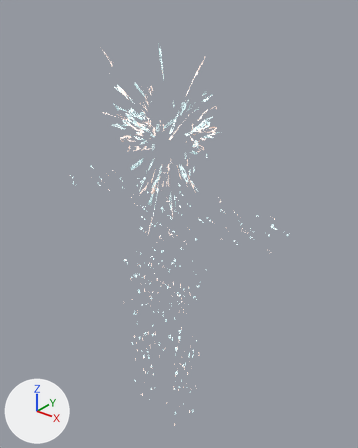
Two versions of the glTF model assets/DC_meta/tiara/meta_01001101_tiara/M_meta_01001101.glb, one commit apart.
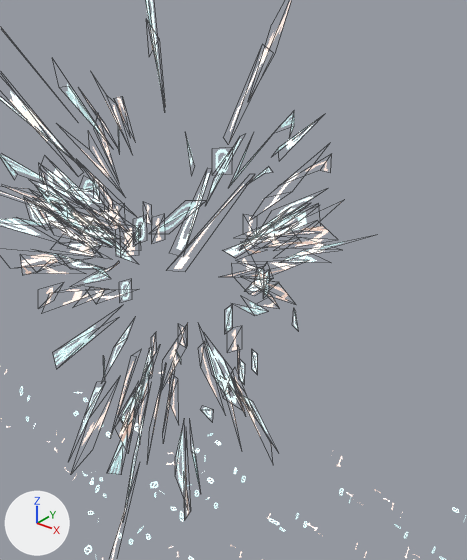
Old and new are each drawn whole from a 50 mm lens placed at (1.544, -1.783, 2.483), pointed at (0.001, 0.145, 1.287) and again close up on the part from 32% to 73% of the width and 12% to 52% of the height. Arrows for +X, +Y and +Z are at lower left; the lights stay in place. The close-ups show mesh edges as thin lines. Where no turn or scale is listed for an object, it has been applied to the vertices.

Script lines for the objects in view, before the commit:
```python
me_mesh_003 = bpy.data.meshes.new('Mesh.003')
me_mesh_003.from_pydata(...)  # 988 vertices, 494 faces; spans x -0.703..0.742, y -0.216..0.181, z 0.782..1.604
# faces by material slot: [290, 204]
me_mesh_003.materials.append(mat_m_robo_zero_soul)
me_mesh_003.materials.append(mat_m_robo_one_soul)
me_mesh_007 = bpy.data.meshes.new('Mesh.007')
me_mesh_007.from_pydata(...)  # 572 vertices, 286 faces; spans x -0.339..0.287, y -0.239..0.408, z 1.263..2.331
# faces by material slot: [128, 158]
me_mesh_007.materials.append(mat_m_robo_zero_soul_tiara)
me_mesh_007.materials.append(mat_m_robo_one_soul_tiara)
ob_body_soul = bpy.data.objects.new('body_soul', me_mesh_003)
ob_body_soul.location = (0.0, 0.0, 0.0)
ob_head_soul = bpy.data.objects.new('head_soul', me_mesh_007)
ob_head_soul.location = (0.0, 0.0, 0.0)
```
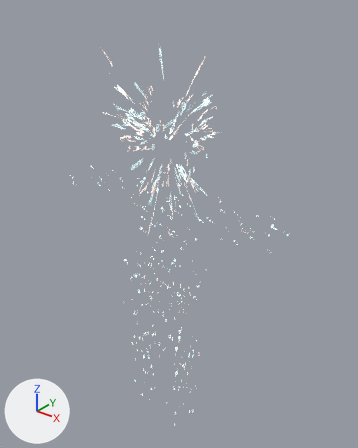
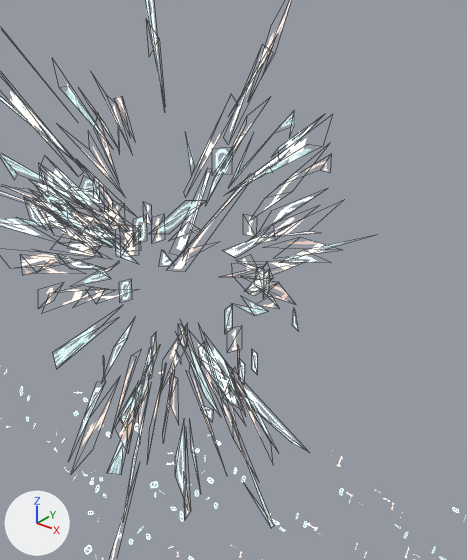
Changed parts and their boxes [x1, y1, x2, y2] in the close-ups (467 x 560 px):
part 1 of me_mesh_007, deleted: before [244, 206, 329, 254]
part 2 of me_mesh_007, added: after [162, 43, 312, 265]
part 3 of me_mesh_007, added: after [189, 343, 300, 528]

The edits, one by one:
me_mesh_007 is used by ob_head_soul; location (0.0, 0.0, 0.0).
me_mesh_007 had 572 vertices, 286 faces and spanned x -0.339..0.287, y -0.239..0.408, z 1.263..2.331.
me_mesh_007 now has 600 vertices, 300 faces and spans x -0.339..0.329, y -0.239..0.408, z 1.263..2.331.
me_mesh_007 part 1: 6 loose pieces with 24 vertices, spanning x 0.108..0.271, y 0.058..0.164, z 1.82..1.918, are deleted.
Part 2, on me_mesh_007:
28 vertices are added at x 0.061..0.329, y -0.184..0.162, z 1.819..2.137.
4 new faces join them, mat_m_robo_zero_soul_tiara.
10 new faces join them, mat_m_robo_one_soul_tiara.
Part 3, on me_mesh_007:
24 vertices are added at x 0.05..0.182, y -0.055..0.188, z 1.366..1.726.
8 new faces join them, mat_m_robo_zero_soul_tiara.
4 new faces join them, mat_m_robo_one_soul_tiara.
